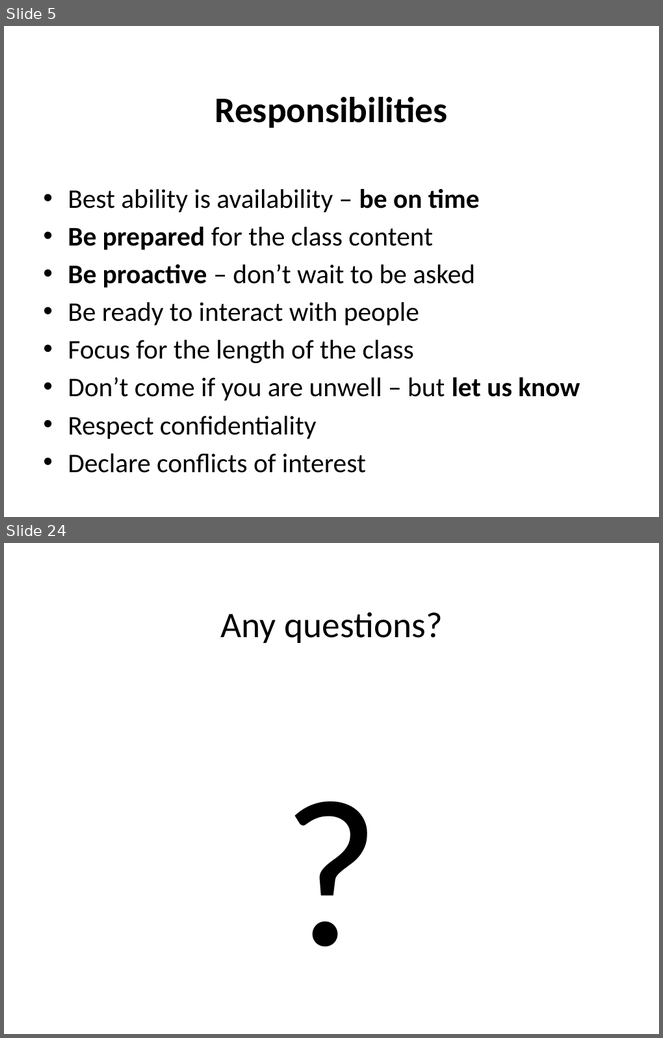
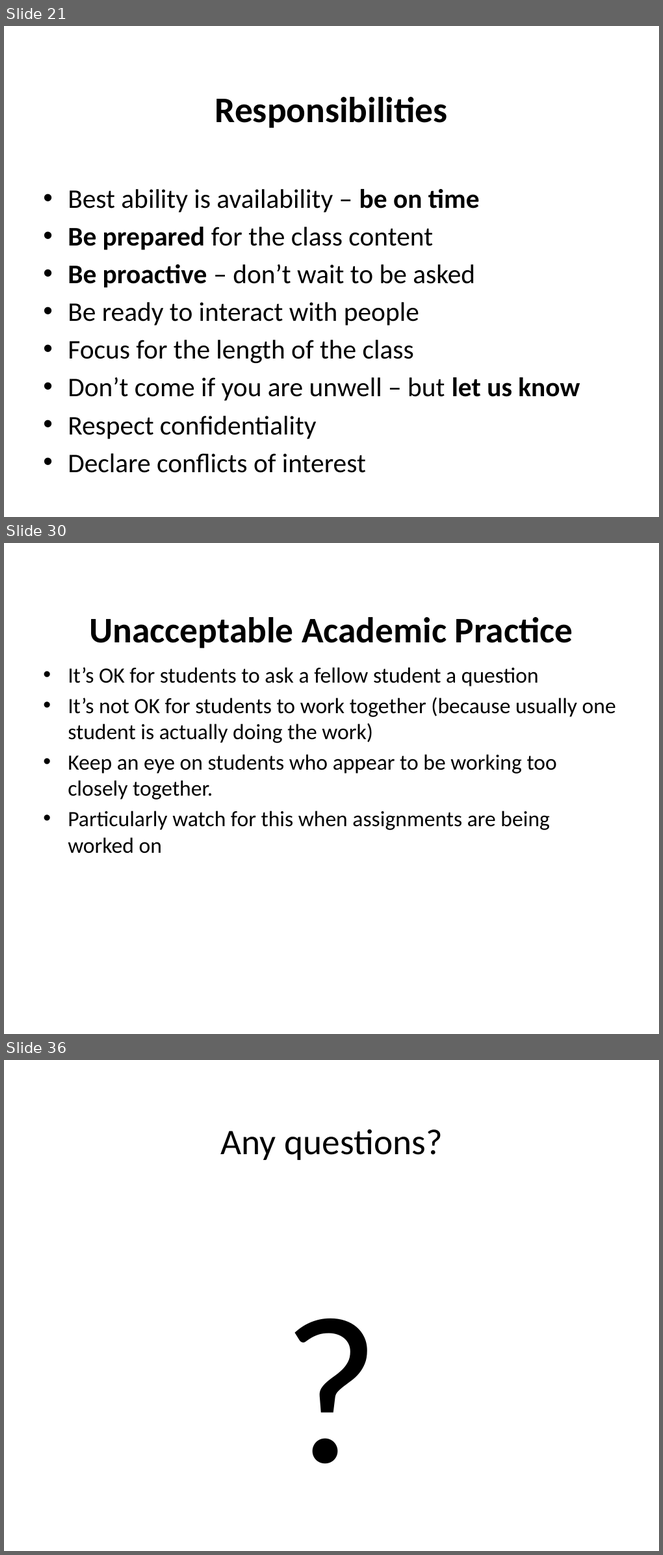
Before and after one commit to jimfinnis/jcf12, a slide deck: static/downloads/dem.pptx. Shown one above the other, each under a label of ours: slides 5 and 24 before the commit, slides 21, 30 and 36 after it; the slides between them are not shown. The pictures are 663x1038 and 663x1555 pixels, drawn with LibreOffice and Linux fonts; fonts in the diff are those of the drawing; background and template pictures are left out. Boxes give left, top, right and bottom in pixels: in the first picture for what was removed or moved away, otherwise in the second. Text is boxed around its words. In the diff, an @@ line names an element or a change of style, - is before the commit and + after.

```diff
--- a/static/downloads/dem.pptx
+++ b/static/downloads/dem.pptx
@@ slide 30 added at (x1=4, y1=543, x2=659, y2=1034), background picture (left out) @@
@@ title added at (x1=89, y1=617, x2=573, y2=648), 39.6 pt, text #000000, bold @@
+Unacceptable Academic Practice
@@ text added at (x1=68, y1=667, x2=616, y2=854), 24 pt, text #000000 @@
+• It’s OK for students to ask a fellow student a question
+• It’s not OK for students to work together (because usually one student is actually doing the work)
+• Keep an eye on students who appear to be working too closely together.
+• Particularly watch for this when assignments are being worked on
@@ what was slide 5 is now slide 21 @@
@@ what was slide 24 is now slide 36 @@
```
Also in this commit, not shown: 10 slides changed, 19 other slides added, 8 slides removed, 4 other files.
